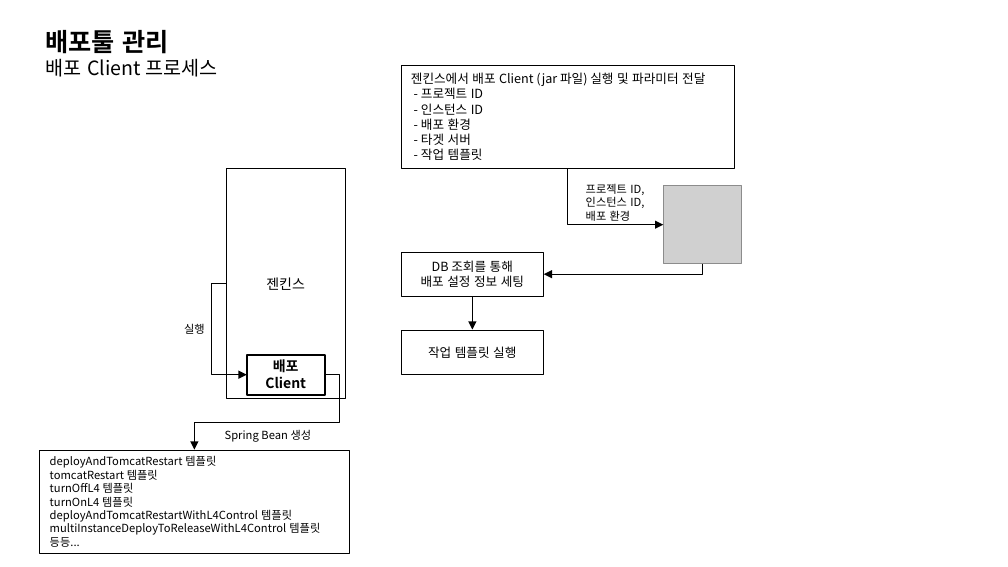
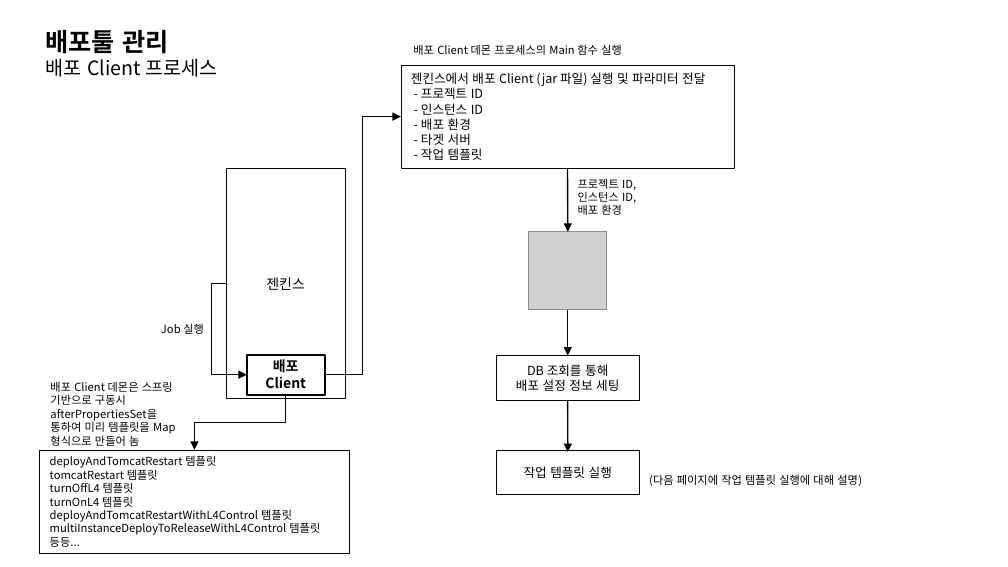
Before and after one commit to vvshinevv/resume, a slide deck: slide 2 of 배포툴.pptx. Drawn at 1008x567 pixels with LibreOffice and Linux fonts; fonts in the diff are those of the drawing; grey boxes stand for pictures. Boxes give left, top, right and bottom in pixels: in the first picture for what was removed or moved away, otherwise in the second. Text is boxed around its words. In the diff, an @@ line names an element or a change of style, - is before the commit and + after.

Commit message:
배포툴 수정

```diff
--- a/배포툴.pptx
+++ b/배포툴.pptx
@@ text added at bbox=[413, 44, 622, 55], 8 pt, text #000000 @@
+배포 Client 데몬 프로세스의 Main 함수 실행
@@ elbow arrow added from (325, 375) to (401, 117), #000000 0.5 pt @@
@@ text "프로젝트 ID,": place and size @@
-text "프로젝트 ID," at bbox=[586, 184, 644, 221]
+text "프로젝트 ID," at bbox=[578, 178, 636, 215]
@@ elbow arrow removed from (568, 168) to (663, 225) @@
@@ arrow added from (568, 168) to (568, 232), #000000 1 pt @@
@@ picture: place and size @@
-picture at bbox=[663, 185, 742, 264]
+picture at bbox=[529, 232, 608, 310]
@@ elbow arrow removed from (703, 264) to (543, 274) @@
@@ elbow arrow removed from (472, 296) to (473, 330) @@
@@ text at bbox=[161, 323, 204, 334]: text changed @@
-실행
+Job 실행
@@ arrow added from (568, 309) to (568, 356), #000000 1 pt @@
@@ rectangle "DB 조회를 통해": place and size @@
-rectangle "DB 조회를 통해" at bbox=[401, 252, 544, 297]
+rectangle "DB 조회를 통해" at bbox=[496, 356, 639, 401]
@@ text added at bbox=[50, 381, 175, 446], 8 pt, text #000000 @@
+배포 Client 데몬은 스프링 기반으로 구동시 afterPropertiesSet을 통하여 미리 템플릿을 Map 형식으로 만들어 놈
@@ elbow arrow moved from (325, 375) - (195, 450) to (285, 394) - (195, 450) @@
@@ arrow added from (568, 400) to (568, 452), #000000 1 pt @@
@@ text removed at bbox=[225, 430, 312, 442] @@
-Spring Bean 생성
@@ rectangle "작업 템플릿 실행": place and size @@
-rectangle "작업 템플릿 실행" at bbox=[401, 330, 544, 375]
+rectangle "작업 템플릿 실행" at bbox=[496, 450, 639, 495]
@@ text added at bbox=[649, 474, 862, 486], 8 pt, text #000000 @@
+(다음 페이지에 작업 템플릿 실행에 대해 설명)
```
Also in this commit, not shown: 2 other slides changed, 10 slides added.
